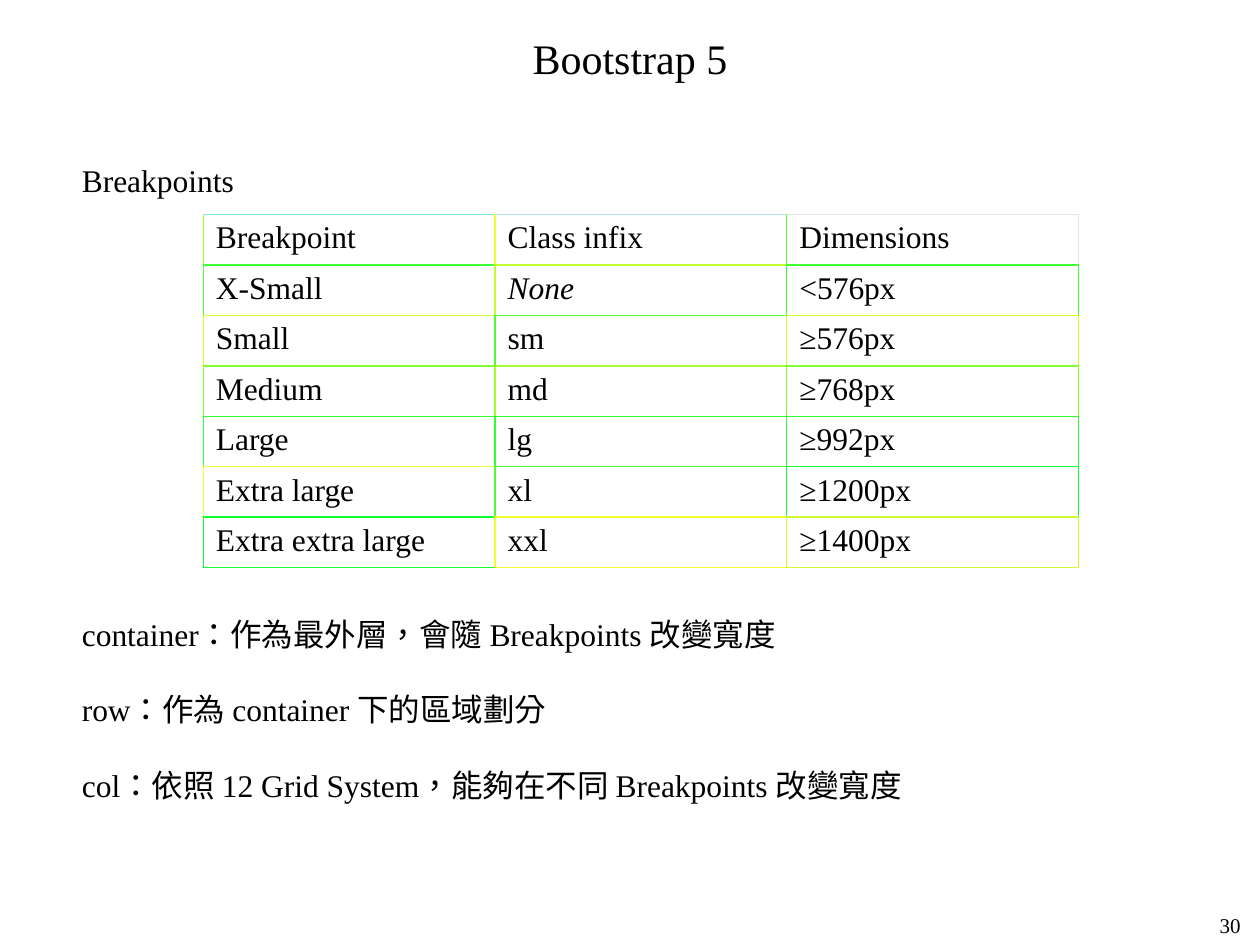
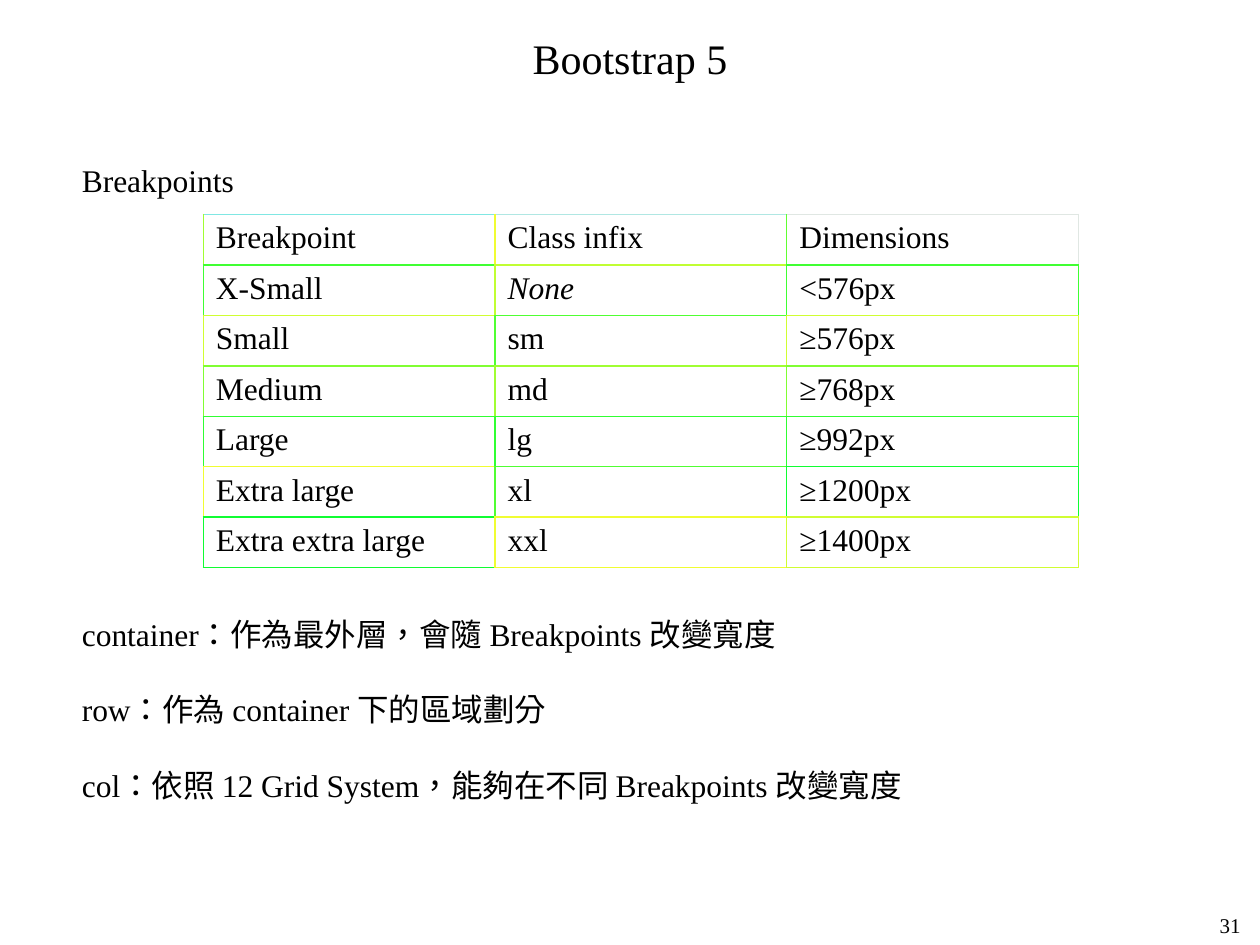
Before and after one commit to mar120434/2021_web_tutor, a slide deck: slide 31 of 靜態網頁.pptx (slide 30 before the commit). Drawn at 1260x945 pixels with LibreOffice and Linux fonts; fonts in the diff are those of the drawing. Boxes give left, top, right and bottom in pixels: in the first picture for what was removed or moved away, otherwise in the second. Text is boxed around its words. In the diff, an @@ line names an element or a change of style, - is before the commit and + after.

```diff
--- a/靜態網頁.pptx
+++ b/靜態網頁.pptx
@@ text at <box>1220,919,1241,934</box>: text changed @@
-30
+31
```
Also in this commit, not shown: 6 other slides changed, 1 slide added, 2 other files.
